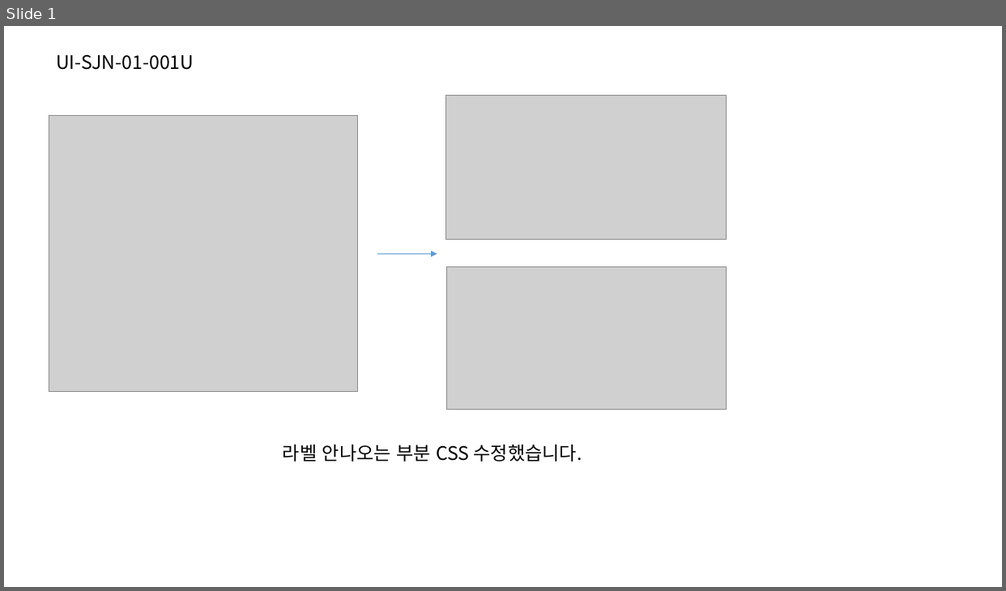
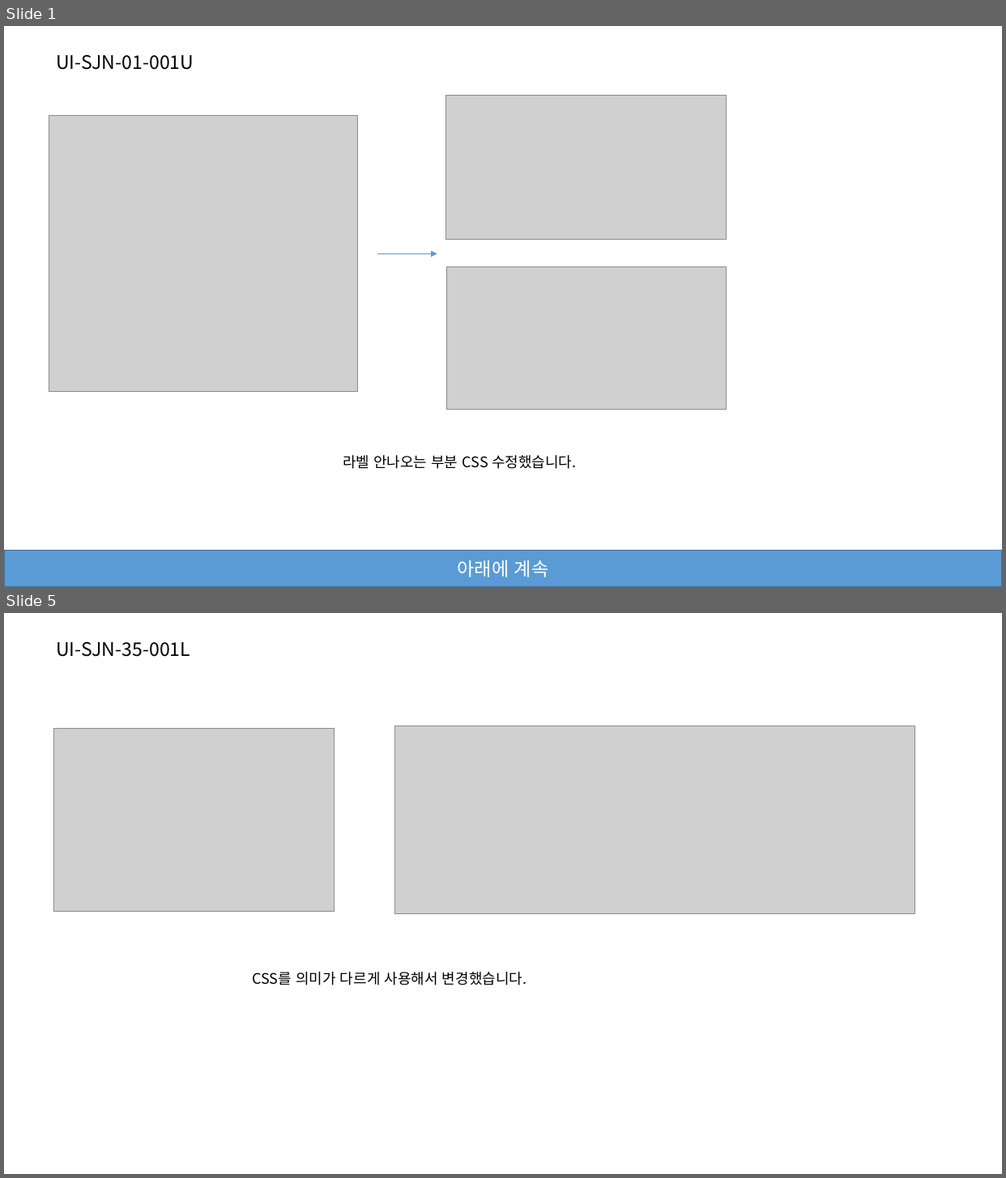
Before and after one commit to jeoungGyy/sejong, a slide deck: ppt/03-18.pptx. Shown one above the other, each under a label of ours: slide 1 before the commit, slides 1 and 5 after it; the slides between them are not shown. The pictures are 1006x591 and 1006x1178 pixels, drawn with LibreOffice and Linux fonts; fonts in the diff are those of the drawing; grey boxes stand for pictures. Boxes give left, top, right and bottom in pixels: in the first picture for what was removed or moved away, otherwise in the second. Text is boxed around its words. In the diff, an @@ line names an element or a change of style, - is before the commit and + after.

Commit message:
03-18.pptx 수정

```diff
--- a/ppt/03-18.pptx
+++ b/ppt/03-18.pptx
@@ slide 5 added at (4, 613, 1002, 1174), background #FFFFFF @@
@@ text added at (56, 641, 190, 657), 18 pt, text #000000 @@
+UI-SJN-35-001L
@@ picture added at (54, 728, 334, 912) @@
@@ picture added at (395, 726, 916, 914) @@
@@ text added at (252, 972, 527, 986), 14 pt, text #000000 @@
+CSS를 의미가 다르게 사용해서 변경했습니다.
@@ slide 1 changed as well @@
@@ text "라벨 안나오는 부분 CSS 수정했습니다.": place and size @@
-text "라벨 안나오는 부분 CSS 수정했습니다." at (283, 445, 582, 462)
+text "라벨 안나오는 부분 CSS 수정했습니다." at (343, 455, 576, 469)
@@ text "라벨 안나오는 부분 CSS 수정했습니다." at (343, 455, 576, 469): size 18 to 14 pt @@
@@ rectangle added at (4, 551, 1002, 587), fill #5B9BD5, outline #43739E 1 pt, 18 pt, text #FFFFFF @@
+아래에 계속
```
Also in this commit, not shown: 3 other slides added, 1 slide removed, 6 other files.
